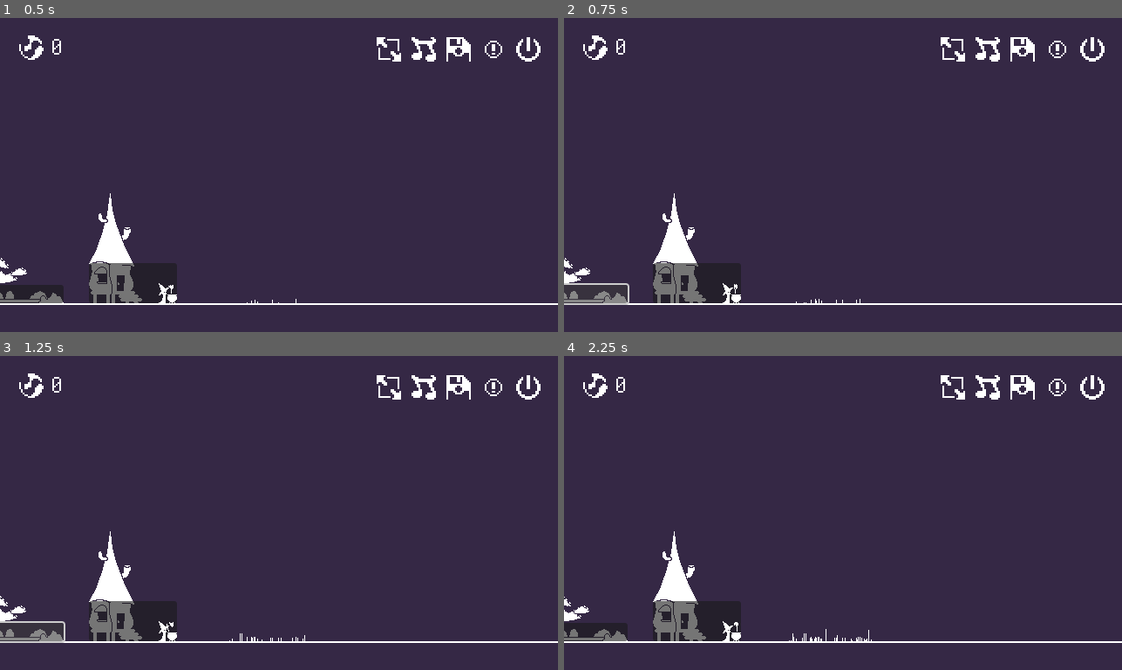
Above: before the commit, frames 1-4 (two rows, left to right).
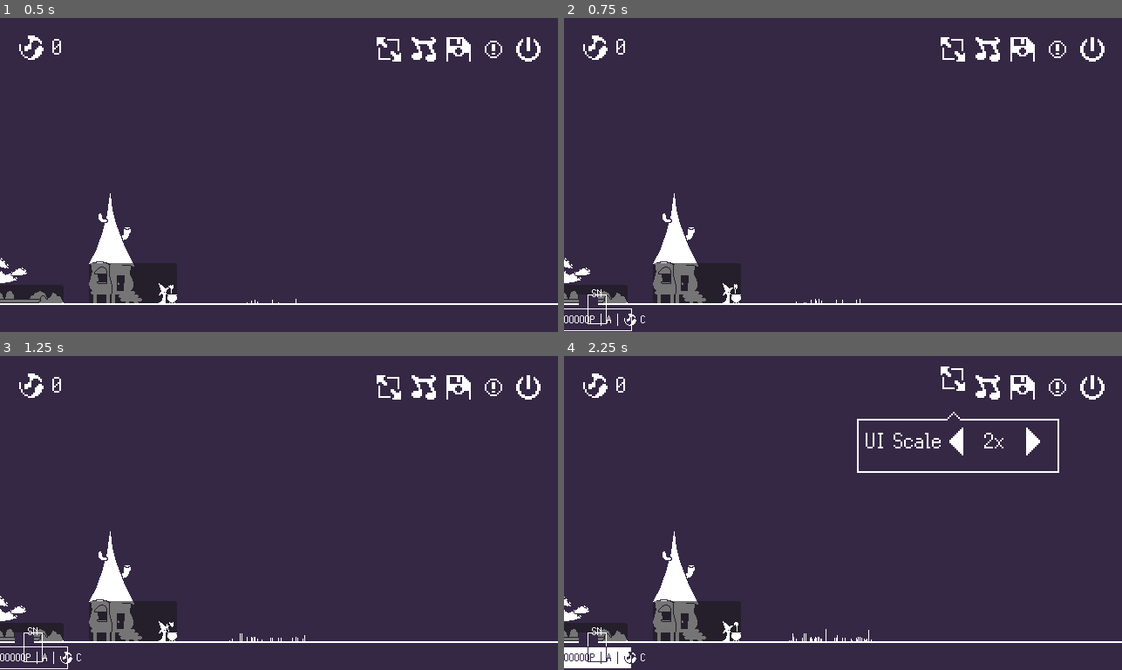
Above: after the commit, the same moments.

Repository: nicokumike/MajoKara
Game: Godot game, scene res://main.tscn
The game is run twice, just before and just after one commit, with the same random seed, the same clock (stepped at 60 frames per second) and the same inputs.
Inputs (mouse positions are in pixels of both pictures, inside the frame that each line leads up to):
- Up to frame 1 (0.5 s): no input
- Up to frame 2 (0.75 s): click (580, 294) at 0.5 s
- Up to frame 3 (1.25 s): no input
- Up to frame 4 (2.25 s): click (954, 387) at 1.25 s; click (597, 657) at 2.02 s

Frame 1 is identical in both runs. In frame 2, 0.4% of the frame differs, in the area x 0-15%, y 84-100%; in frame 3, 0.4%; in frame 4, 2.0%, in the area x 0-89%, y 3-100%.

Commit message:
shop box shit

Diff:
--- a/Entities/Environment/ground.gd
+++ b/Entities/Environment/ground.gd
@@ -4,6 +4,7 @@
 @onready var forest = $Forest
 @onready var planter = $Forest/Planter
 @onready var PLANT = preload("res://Entities/Plants/bulb_plant.tscn")
+@onready var POPUP = preload("res://UI/shop_box.tscn")
 @onready var cauldron: Sprite2D = $Cauldron
 
 
@@ -31,7 +32,11 @@
 	pass # Replace with function body.
 
 func _on_fairy_pond_button_mouse_entered():
-	pass # Replace with function body.
+	print("hallo")
+	var shopup = POPUP.instantiate()
+	add_child(shopup)
+	shopup.global_position = get_global_mouse_position()
+
 
 func _on_ojamajo_birth_button_mouse_entered():
 	pass # Replace with function body.
--- a/UI/shop_box.gd
+++ b/UI/shop_box.gd
@@ -4,14 +4,26 @@
 @onready var v_box_container = $NinePatchRect/MarginContainer/VBoxContainer
 @onready var shop_name = $NinePatchRect/MarginContainer/VBoxContainer/ShopName
 
+@onready var BUTTON = preload("res://UI/shop_button.tscn")
+
 var amount_of_buttons : int
 
 func _set_buy_options():
-	for item in ShopInformation.fairypond:
-		pass
+	var button = BUTTON.instantiate()
+	v_box_container.add_child(button)
+	button.upgrade_name.text = "POOOOOOOP"
+	resize()
 
 
 func _ready():
+	resize()
+	_set_buy_options()
+
+func resize():
+	nine_patch_rect.pivot_offset.x = size.x / 2
+	nine_patch_rect.pivot_offset.y = size.y
+	self.pivot_offset.x = size.x / 2
+	self.pivot_offset.y = size.y
 	self.size = margin_container.size
 	self.custom_minimum_size = margin_container.size
 	nine_patch_rect.size = margin_container.size
--- a/UI/shop_box.tscn
+++ b/UI/shop_box.tscn
@@ -21,17 +21,13 @@
 
 [node name="NinePatchRect" type="NinePatchRect" parent="."]
 layout_mode = 1
-anchors_preset = 8
+anchors_preset = 5
 anchor_left = 0.5
-anchor_top = 0.5
 anchor_right = 0.5
-anchor_bottom = 0.5
 offset_left = -1.0
-offset_top = -1.0
 offset_right = 1.0
-offset_bottom = 1.0
+offset_bottom = 2.0
 grow_horizontal = 2
-grow_vertical = 2
 texture = ExtResource("2_q13w2")
 patch_margin_left = 1
 patch_margin_top = 1
@@ -43,6 +39,8 @@
 anchors_preset = 15
 anchor_right = 1.0
 anchor_bottom = 1.0
+offset_top = -1.3275
+offset_bottom = 1.3275
 grow_horizontal = 2
 grow_vertical = 2
 theme_override_constants/margin_left = 5
